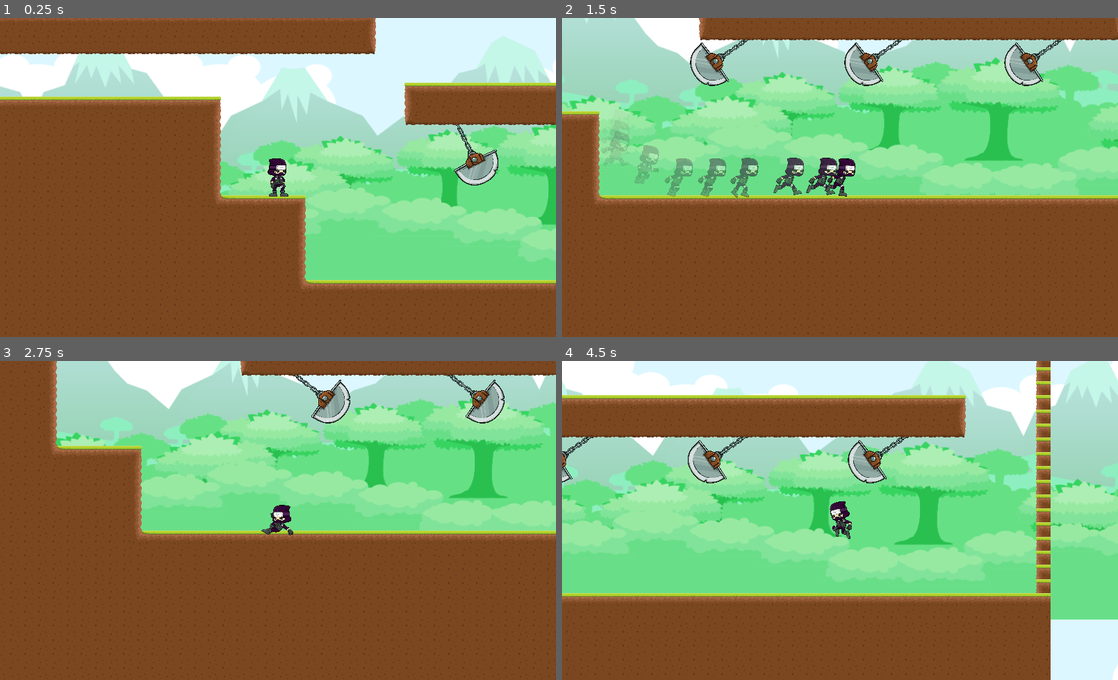
Above: before the commit, frames 1-4 (two rows, left to right).
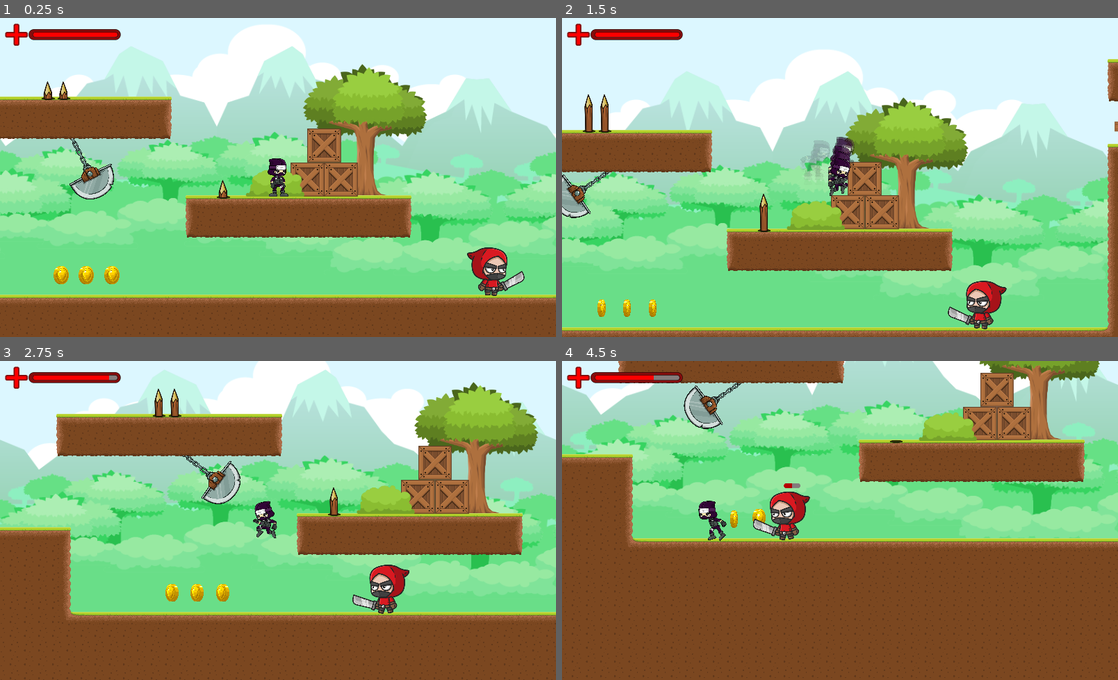
Above: after the commit, the same moments.

Repository: aditgocendra/Ninja-Rusher
Game: Godot game, scene res://src/Map/MapTemplate.tscn
Two runs of this game, one before a commit and one after it. Both use one fixed random seed, a clock stepped at 60 frames per second and the inputs below.
Inputs:
- Up to frame 1 (0.25 s): no input
- Up to frame 2 (1.5 s): hold Shift (dash) 0.53-1.28 s; hold D (move_right) from 0.53 s (still down); tap Space (attack) at 0.6 s; tap W (jump) at 0.77, 1.07 s; tap Shift (dash) at 1.35 s
- Up to frame 3 (2.75 s): tap W (jump) at 1.52, 1.82 s; tap F (glide) at 1.55, 2.1 s; release D (move_right) at 2.03 s; hold A (move_left) from 2.03 s (still down); hold Ctrl (slide) from 2.03 s (still down)
- Up to frame 4 (4.5 s): release A (move_left) at 2.78 s; release Ctrl (slide) at 2.78 s; hold D (move_right) 2.78-4.28 s; tap Ctrl (slide) at 2.85 s; tap W (jump) at 3.02, 3.32, 3.77, 3.8, 4.07, 4.35 s; tap Q (throw) at 3.05, 3.6 s; hold A (move_left) from 4.28 s (still down)

The runs differ from the first frame. In frame 1, 62% of the frame differs, in the area x 0-100%, y 0-90%; in frame 2, 91%, in the area x 0-100%, y 0-100%; in frame 3, 69%; in frame 4, 68%.

Commit message:
add health bar and dead player

Diff:
--- a/src/Actor/Enemy/Bandit/Bandit.gd
+++ b/src/Actor/Enemy/Bandit/Bandit.gd
@@ -8,7 +8,9 @@
 
 var speed = 300
 var speed_up = false
+
 var health = 100
+var damage_player = 20
 
 var direct_player_attack = 0
 
@@ -20,6 +22,7 @@
 onready var floor_right = $FloorRightDetect
 onready var area_attack = $AreaAttack
 onready var col_sword_attack = $SwordAttack/CollisionPolygon2D
+onready var update_tween = $UpdateTween
 
 
 func _ready():
@@ -110,6 +113,7 @@
 
 	if health != 0:
 		health -= 25
+		$HealthBar.value = health
 
 	if health == 0:
 		_state = State.DEAD
@@ -127,5 +131,17 @@
 
 func _on_SwordAttack_body_entered(body):
 	if body.name == "Player":
-		body._die($AnimatedSprite.scale.x)
+		body._die($AnimatedSprite.scale.x, damage_player)
 		enemy_walk()
+
+
+
+
+
+
+
+func _on_HealthBar_value_changed(_value):
+	if $HealthBar.visible == false:
+		$HealthBar.visible = true
+	update_tween.interpolate_property($HealthBar, "value", $HealthBar.value, health, 0.4, Tween.TRANS_SINE, Tween.EASE_OUT, 0.4)
+	update_tween.start()
--- a/src/Actor/Enemy/Bandit/Bandit.tscn
+++ b/src/Actor/Enemy/Bandit/Bandit.tscn
@@ -45,6 +45,9 @@
 [ext_resource path="res://asset/enemy/EnemyGuy/07-Hurt/__Bandit02_Hurt_006.png" type="Texture" id=43]
 [ext_resource path="res://asset/enemy/EnemyGuy/07-Hurt/__Bandit02_Hurt_007.png" type="Texture" id=44]
 [ext_resource path="res://asset/enemy/EnemyGuy/07-Hurt/__Bandit02_Hurt_003.png" type="Texture" id=45]
+[ext_resource path="res://asset/healthbar/health_bar_enemy_1.png" type="Texture" id=46]
+[ext_resource path="res://asset/healthbar/heatl_bar_enemy_3.png" type="Texture" id=47]
+[ext_resource path="res://asset/healthbar/health_bar_enemy_2.png" type="Texture" id=48]
 
 [sub_resource type="SpriteFrames" id=1]
 animations = [ {
@@ -87,6 +90,23 @@
 collision_mask = 13
 script = ExtResource( 1 )
 
+[node name="HealthBar" type="TextureProgress" parent="."]
+visible = false
+margin_left = -67.4527
+margin_top = -276.579
+margin_right = -2.4527
+margin_bottom = -259.579
+rect_scale = Vector2( 2, 2 )
+value = 100.0
+texture_under = ExtResource( 46 )
+texture_over = ExtResource( 48 )
+texture_progress = ExtResource( 47 )
+tint_over = Color( 1, 1, 1, 0 )
+tint_progress = Color( 0.713726, 0.0509804, 0.0509804, 1 )
+__meta__ = {
+"_edit_use_anchors_": false
+}
+
 [node name="FloorLeftDetect" type="RayCast2D" parent="."]
 position = Vector2( -150, 0 )
 enabled = true
@@ -121,6 +141,9 @@
 [node name="CollisionPolygon2D" type="CollisionPolygon2D" parent="SwordAttack"]
 polygon = PoolVector2Array( 137.287, 125.517, 297.972, 104.328, 284.879, -141.214, 156.711, -157.006 )
 disabled = true
+
+[node name="UpdateTween" type="Tween" parent="."]
+[connection signal="value_changed" from="HealthBar" to="." method="_on_HealthBar_value_changed"]
 [connection signal="body_entered" from="AreaAttack" to="." method="_on_AreaAttack_body_entered"]
 [connection signal="body_exited" from="AreaAttack" to="." method="_on_AreaAttack_body_exited"]
 [connection signal="body_entered" from="SwordAttack" to="." method="_on_SwordAttack_body_entered"]
--- /dev/null
+++ b/src/Actor/Player/HealthBar.tscn
@@ -0,0 +1,55 @@
+[gd_scene load_steps=6 format=2]
+
+[ext_resource path="res://asset/healthbar/health.png" type="Texture" id=1]
+[ext_resource path="res://asset/healthbar/health_bar_player_2.png" type="Texture" id=2]
+[ext_resource path="res://asset/healthbar/health_bar_player_1.png" type="Texture" id=3]
+[ext_resource path="res://asset/healthbar/health_bar_player_3.png" type="Texture" id=4]
+[ext_resource path="res://asset/healthbar/bg_health_player.png" type="Texture" id=5]
+
+[node name="HealthBar" type="Control"]
+anchor_right = 1.0
+anchor_bottom = 1.0
+rect_min_size = Vector2( 351, 69 )
+__meta__ = {
+"_edit_use_anchors_": false
+}
+
+[node name="HBoxContainer" type="HBoxContainer" parent="."]
+margin_left = 7.0
+margin_top = 8.0
+margin_right = 358.0
+margin_bottom = 77.0
+rect_scale = Vector2( 0.5, 0.5 )
+__meta__ = {
+"_edit_use_anchors_": false
+}
+
+[node name="LogoHealth" type="TextureRect" parent="HBoxContainer"]
+margin_right = 69.0
+margin_bottom = 69.0
+texture = ExtResource( 1 )
+
+[node name="HeatlhBG" type="TextureRect" parent="HBoxContainer"]
+margin_left = 73.0
+margin_top = 17.0
+margin_right = 351.0
+margin_bottom = 51.0
+size_flags_vertical = 4
+texture = ExtResource( 5 )
+
+[node name="TextureProgress" type="TextureProgress" parent="HBoxContainer/HeatlhBG"]
+anchor_left = 0.5
+anchor_top = 0.5
+anchor_right = 0.5
+anchor_bottom = 0.5
+margin_left = -128.5
+margin_top = -9.5
+margin_right = 128.5
+margin_bottom = 7.5
+value = 100.0
+texture_under = ExtResource( 2 )
+texture_over = ExtResource( 4 )
+texture_progress = ExtResource( 3 )
+__meta__ = {
+"_edit_use_anchors_": false
+}
--- a/src/Actor/Player/Player.gd
+++ b/src/Actor/Player/Player.gd
@@ -10,26 +10,38 @@
 var glide = false
 var stomp_direct = 0
 
+var max_health = 100
+
 onready var spawn_kunai = $AnimatedPlayer/SpawnKunai
 onready var col_body = $CollisionShape2D
 onready var platform = $PlatformerDetector
 onready var col_attack = $AreaAttack/CollAttack
+onready var health_bar = $CanvasLayer/HealthBar/HBoxContainer/HeatlhBG/TextureProgress
+
 
 func _physics_process(_delta):
 	var direction = Vector2.ZERO
 	direction = calculate_direction()
 
+	# is player dead -------------------------------------------------
+	var is_dead = false
+	if max_health <= 0:
+		print("DEAD")
+		is_dead = true
+	# ----------------------------------------------------------------
 
 	# dash player-------------------------------------------------------------
-	if Input.is_action_pressed("dash") and $AnimatedPlayer.animation != "Idle" and not glide:
+	if Input.is_action_pressed("dash") and $AnimatedPlayer.animation != "Idle" and not glide and not is_dead:
 		dashing = true
 
 	if dashing == false:
 		speed = 500 if glide else 800
-	else : speed = 1500
+	else :
+		if not is_dead:
+			speed = 1500
 	#-------------------------------------------------------------------------
 
-	if direction.x != 0:
+	if direction.x != 0 and not is_dead:
 		$AnimatedPlayer.scale.x = 1 if direction.x > 0 else -1
 		col_attack.scale.x = $AnimatedPlayer.scale.x
 
@@ -37,14 +49,15 @@
 	var is_on_platform = platform.is_colliding()
 	var snap_vector = Vector2.DOWN * FLOOR_DETECT_DISTANCE if direction.y == 0.0 else Vector2.ZERO
 
-	velocity = calculate_velocity(velocity, direction, is_jump_interrupted)
+	if not is_dead:
+		velocity = calculate_velocity(velocity, direction, is_jump_interrupted)
 
 	if stomp_attack:
 		velocity.x = 500 * stomp_direct
 
+
 	velocity = move_and_slide_with_snap(velocity, snap_vector, FLOOR_NORMAL,
-	is_on_platform, 4, 0.9, false)
-
+		is_on_platform, 4, 0.9, false)
 
 
 	if $AttackTimer.is_stopped() == false:
@@ -54,7 +67,7 @@
 
 	# basic attack player-----------------------------------------
 	var is_attack = false
-	if Input.is_action_just_pressed("attack") and not glide:
+	if Input.is_action_just_pressed("attack") and not glide and not is_dead:
 		is_attack = true
 
 	#----------------------------------------------------------------
@@ -62,7 +75,7 @@
 
 	#slide player--------------------------------------------------
 	var slide = false
-	if Input.is_action_pressed("slide") and $AnimatedPlayer.animation != "Idle" and $AnimatedPlayer.animation != "Attack" and $AnimatedPlayer.animation != "Throw" and $AnimatedPlayer.animation != "JumpThrow" and $AnimatedPlayer.animation != "Jump" and not glide:
+	if Input.is_action_pressed("slide") and not is_dead and $AnimatedPlayer.animation != "Idle" and $AnimatedPlayer.animation != "Attack" and $AnimatedPlayer.animation != "Throw" and $AnimatedPlayer.animation != "JumpThrow" and $AnimatedPlayer.animation != "Jump" and not glide:
 		if direction.x != 0.0:
 			slide = true
 	#---------------------------------------------------------------
@@ -70,13 +83,13 @@
 
 	# throw player--------------------------------------------------
 	var throw = false
-	if Input.is_action_just_pressed("throw") and slide == false and not glide:
+	if Input.is_action_just_pressed("throw") and not is_dead and slide == false and not glide:
 		throw = spawn_kunai.throw($AnimatedPlayer.scale.x)
 	#---------------------------------------------------------------
 
 
 	#glide player---------------------------------------------------
-	if Input.is_action_just_pressed("glide") and not is_on_floor():
+	if Input.is_action_just_pressed("glide") and not is_dead and not is_on_floor():
 		glide = false if glide else true
 
 	if glide and is_on_floor():
@@ -85,7 +98,7 @@
 
 
 	col_body.scale = Vector2(1, 0.6) if slide else Vector2(1,1)
-	var animation = setAnimation(is_attack, throw, slide)
+	var animation = setAnimation(is_attack, throw, slide, is_dead)
 
 	if $AnimatedPlayer.animation != animation and $AttackTimer.is_stopped():
 		if is_attack or throw:
@@ -103,6 +116,7 @@
 
 # calculate movement player
 func calculate_velocity(new_velocity : Vector2, direction, is_jump_interrupted) -> Vector2:
+
 	if $AttackTimer.is_stopped() == false :
 		new_velocity.x = 0.0
 	else:new_velocity.x = direction.x * speed
@@ -122,7 +136,7 @@
 
 
 # set animation player
-func setAnimation(is_attack, throw, slide):
+func setAnimation(is_attack, throw, slide, is_dead):
 	var new_animation = ""
 
 	if is_on_floor():
@@ -141,6 +155,9 @@
 
 	if glide and not is_on_floor():
 		new_animation = "Glide"
+
+	if is_dead:
+		new_animation = "Dead"
 
 	return new_animation
 
@@ -162,7 +179,7 @@
 		body.enemy_dead()
 
 
-func _die(_direction_stomp):
+func _die(_direction_stomp, damage):
 	stomp_direct = _direction_stomp
 	if $StompTimer.is_stopped():
 		velocity.y -= 500
@@ -170,6 +187,9 @@
 		$StompTimer.start()
 		velocity = move_and_slide(velocity)
 
+	max_health -= damage
+	self.health_bar.value = max_health
+
 
 func _on_StompTimer_timeout():
 	stomp_attack = false
--- a/src/Actor/Player/Player.tscn
+++ b/src/Actor/Player/Player.tscn
@@ -102,58 +102,59 @@
 [ext_resource path="res://asset/player/png/Jump_Throw__007.png" type="Texture" id=100]
 [ext_resource path="res://asset/player/png/Jump_Throw__001.png" type="Texture" id=101]
 [ext_resource path="res://asset/player/png/Jump_Throw__000.png" type="Texture" id=102]
+[ext_resource path="res://src/Actor/Player/HealthBar.tscn" type="PackedScene" id=103]
 
 [sub_resource type="SpriteFrames" id=1]
 animations = [ {
+"frames": [ ExtResource( 90 ), ExtResource( 83 ), ExtResource( 91 ), ExtResource( 84 ), ExtResource( 85 ), ExtResource( 82 ), ExtResource( 89 ), ExtResource( 86 ), ExtResource( 88 ), ExtResource( 87 ) ],
+"loop": true,
+"name": "Throw",
+"speed": 15.0
+}, {
+"frames": [ ExtResource( 49 ), ExtResource( 48 ), ExtResource( 46 ), ExtResource( 47 ), ExtResource( 50 ), ExtResource( 44 ), ExtResource( 43 ), ExtResource( 45 ), ExtResource( 51 ), ExtResource( 42 ) ],
+"loop": true,
+"name": "JumpAttack",
+"speed": 15.0
+}, {
+"frames": [ ExtResource( 7 ), ExtResource( 4 ), ExtResource( 6 ), ExtResource( 5 ), ExtResource( 3 ), ExtResource( 2 ), ExtResource( 1 ), ExtResource( 8 ), ExtResource( 9 ), ExtResource( 10 ) ],
+"loop": true,
+"name": "Idle",
+"speed": 15.0
+}, {
+"frames": [ ExtResource( 19 ), ExtResource( 18 ), ExtResource( 14 ), ExtResource( 16 ), ExtResource( 17 ), ExtResource( 13 ), ExtResource( 21 ), ExtResource( 24 ), ExtResource( 23 ), ExtResource( 25 ) ],
+"loop": true,
+"name": "Run",
+"speed": 15.0
+}, {
+"frames": [ ExtResource( 76 ), ExtResource( 74 ), ExtResource( 80 ), ExtResource( 75 ), ExtResource( 73 ), ExtResource( 81 ), ExtResource( 72 ), ExtResource( 77 ), ExtResource( 78 ), ExtResource( 79 ) ],
+"loop": true,
+"name": "Glide",
+"speed": 15.0
+}, {
+"frames": [ ExtResource( 55 ), ExtResource( 53 ), ExtResource( 60 ), ExtResource( 61 ), ExtResource( 54 ), ExtResource( 59 ), ExtResource( 56 ), ExtResource( 52 ), ExtResource( 57 ), ExtResource( 58 ) ],
+"loop": true,
+"name": "Slide",
+"speed": 10.0
+}, {
+"frames": [ ExtResource( 69 ), ExtResource( 68 ), ExtResource( 62 ), ExtResource( 65 ), ExtResource( 67 ), ExtResource( 64 ), ExtResource( 70 ), ExtResource( 71 ), ExtResource( 63 ), ExtResource( 66 ) ],
+"loop": false,
+"name": "Dead",
+"speed": 10.0
+}, {
+"frames": [ ExtResource( 31 ), ExtResource( 33 ), ExtResource( 34 ), ExtResource( 32 ), ExtResource( 35 ), ExtResource( 36 ), ExtResource( 37 ), ExtResource( 38 ), ExtResource( 39 ), ExtResource( 40 ) ],
+"loop": true,
+"name": "Attack",
+"speed": 15.0
+}, {
+"frames": [ ExtResource( 102 ), ExtResource( 101 ), ExtResource( 99 ), ExtResource( 96 ), ExtResource( 94 ), ExtResource( 95 ), ExtResource( 98 ), ExtResource( 100 ), ExtResource( 93 ), ExtResource( 97 ) ],
+"loop": true,
+"name": "JumpThrow",
+"speed": 18.0
+}, {
 "frames": [ ExtResource( 12 ), ExtResource( 15 ), ExtResource( 20 ), ExtResource( 11 ), ExtResource( 22 ), ExtResource( 26 ), ExtResource( 30 ), ExtResource( 27 ), ExtResource( 28 ), ExtResource( 29 ) ],
 "loop": false,
 "name": "Jump",
 "speed": 10.0
-}, {
-"frames": [ ExtResource( 90 ), ExtResource( 83 ), ExtResource( 91 ), ExtResource( 84 ), ExtResource( 85 ), ExtResource( 82 ), ExtResource( 89 ), ExtResource( 86 ), ExtResource( 88 ), ExtResource( 87 ) ],
-"loop": true,
-"name": "Throw",
-"speed": 15.0
-}, {
-"frames": [ ExtResource( 49 ), ExtResource( 48 ), ExtResource( 46 ), ExtResource( 47 ), ExtResource( 50 ), ExtResource( 44 ), ExtResource( 43 ), ExtResource( 45 ), ExtResource( 51 ), ExtResource( 42 ) ],
-"loop": true,
-"name": "JumpAttack",
-"speed": 15.0
-}, {
-"frames": [ ExtResource( 7 ), ExtResource( 4 ), ExtResource( 6 ), ExtResource( 5 ), ExtResource( 3 ), ExtResource( 2 ), ExtResource( 1 ), ExtResource( 8 ), ExtResource( 9 ), ExtResource( 10 ) ],
-"loop": true,
-"name": "Idle",
-"speed": 15.0
-}, {
-"frames": [ ExtResource( 19 ), ExtResource( 18 ), ExtResource( 14 ), ExtResource( 16 ), ExtResource( 17 ), ExtResource( 13 ), ExtResource( 21 ), ExtResource( 24 ), ExtResource( 23 ), ExtResource( 25 ) ],
-"loop": true,
-"name": "Run",
-"speed": 15.0
-}, {
-"frames": [ ExtResource( 76 ), ExtResource( 74 ), ExtResource( 80 ), ExtResource( 75 ), ExtResource( 73 ), ExtResource( 81 ), ExtResource( 72 ), ExtResource( 77 ), ExtResource( 78 ), ExtResource( 79 ) ],
-"loop": true,
-"name": "Glide",
-"speed": 15.0
-}, {
-"frames": [ ExtResource( 55 ), ExtResource( 53 ), ExtResource( 60 ), ExtResource( 61 ), ExtResource( 54 ), ExtResource( 59 ), ExtResource( 56 ), ExtResource( 52 ), ExtResource( 57 ), ExtResource( 58 ) ],
-"loop": true,
-"name": "Slide",
-"speed": 10.0
-}, {
-"frames": [ ExtResource( 69 ), ExtResource( 68 ), ExtResource( 62 ), ExtResource( 65 ), ExtResource( 67 ), ExtResource( 64 ), ExtResource( 70 ), ExtResource( 71 ), ExtResource( 63 ), ExtResource( 66 ) ],
-"loop": true,
-"name": "Dead",
-"speed": 15.0
-}, {
-"frames": [ ExtResource( 31 ), ExtResource( 33 ), ExtResource( 34 ), ExtResource( 32 ), ExtResource( 35 ), ExtResource( 36 ), ExtResource( 37 ), ExtResource( 38 ), ExtResource( 39 ), ExtResource( 40 ) ],
-"loop": true,
-"name": "Attack",
-"speed": 15.0
-}, {
-"frames": [ ExtResource( 102 ), ExtResource( 101 ), ExtResource( 99 ), ExtResource( 96 ), ExtResource( 94 ), ExtResource( 95 ), ExtResource( 98 ), ExtResource( 100 ), ExtResource( 93 ), ExtResource( 97 ) ],
-"loop": true,
-"name": "JumpThrow",
-"speed": 18.0
 } ]
 
 [sub_resource type="RectangleShape2D" id=2]
@@ -203,6 +204,10 @@
 [node name="CollAttack" type="CollisionPolygon2D" parent="AreaAttack"]
 polygon = PoolVector2Array( 49.8756, -193.307, 94.0227, -195.409, 143.425, -183.846, 197.032, -151.262, 228.566, -119.7 …(202 unchanged characters)…
 disabled = true
+
+[node name="CanvasLayer" type="CanvasLayer" parent="."]
+
+[node name="HealthBar" parent="CanvasLayer" instance=ExtResource( 103 )]
 [connection signal="timeout" from="DashTimer" to="." method="_on_DashTimer_timeout"]
 [connection signal="timeout" from="StompTimer" to="." method="_on_StompTimer_timeout"]
 [connection signal="body_entered" from="AreaAttack" to="." method="_on_AreaAttack_body_entered"]
--- a/src/Map/MapTemplate.tscn
+++ b/src/Map/MapTemplate.tscn
@@ -429,7 +429,7 @@
 tile_data = PoolIntArray( 65535, 1, 0, 115, 1, 0, 131071, 1, 0, 65651, 1, 0, 196607, 1, 0, 131187, 1, 0, 262143, 1, 0,  …(29677 unchanged characters)…
 
 [node name="Player" parent="." instance=ExtResource( 4 )]
-position = Vector2( 2273.52, 445.112 )
+position = Vector2( 877.178, 445.112 )
 
 [node name="Camera2D" type="Camera2D" parent="Player"]
 current = true
@@ -486,19 +486,13 @@
 position = Vector2( 1.78174, 19.5998 )
 
 [node name="WoodTrap" parent="Trap" instance=ExtResource( 26 )]
-position = Vector2( 358.875, 217.938 )
+position = Vector2( 358.875, 199.683 )
 
 [node name="WoodTrap2" parent="Trap" instance=ExtResource( 26 )]
-position = Vector2( 394.793, 217.938 )
+position = Vector2( 394.793, 199.683 )
 
 [node name="WoodTrap3" parent="Trap" instance=ExtResource( 26 )]
-position = Vector2( 756.013, 442.204 )
+position = Vector2( 756.013, 423.949 )
 
 [node name="SwingSpike" parent="Trap" instance=ExtResource( 27 )]
-position = Vector2( 3387.62, 325.268 )
-
-[node name="SwingSpike2" parent="Trap" instance=ExtResource( 27 )]
-position = Vector2( 3024.79, 325.268 )
-
-[node name="SwingSpike3" parent="Trap" instance=ExtResource( 27 )]
-position = Vector2( 2675.11, 325.268 )
+position = Vector2( 410.931, 325.268 )
--- /dev/null
+++ b/src/Trap/SwingSpike/SwingSpike.gd
@@ -0,0 +1,8 @@
+extends Area2D
+
+onready var damage_player = 10
+
+func _on_SwingSpike_body_entered(body):
+	if body is Player:
+		var direct_player = 1 if body.velocity.x < 0 else -1
+		body._die(direct_player, damage_player)
--- a/src/Trap/SwingSpike/SwingSpike.tscn
+++ b/src/Trap/SwingSpike/SwingSpike.tscn
@@ -1,7 +1,8 @@
-[gd_scene load_steps=4 format=2]
+[gd_scene load_steps=5 format=2]
 
 [ext_resource path="res://asset/trap/bundle-trap/swinging_spikes/swinging_blade.png" type="Texture" id=1]
 [ext_resource path="res://asset/trap/bundle-trap/ropes_chains/long_chain_piece.png" type="Texture" id=2]
+[ext_resource path="res://src/Trap/SwingSpike/SwingSpike.gd" type="Script" id=3]
 
 [sub_resource type="Animation" id=1]
 resource_name = "play_spike"
@@ -46,6 +47,7 @@
 
 [node name="SwingSpike" type="Area2D"]
 z_index = -1
+script = ExtResource( 3 )
 
 [node name="Rope" type="Sprite" parent="."]
 rotation = -0.959931
@@ -55,7 +57,6 @@
 
 [node name="Spike" type="Sprite" parent="Rope"]
 position = Vector2( 9.43874, 1117.3 )
-scale = Vector2( 1, 1 )
 z_index = -1
 texture = ExtResource( 1 )
 
@@ -67,3 +68,4 @@
 [node name="AnimationPlayer" type="AnimationPlayer" parent="."]
 autoplay = "play_spike"
 anims/play_spike = SubResource( 1 )
+[connection signal="body_entered" from="." to="." method="_on_SwingSpike_body_entered"]
--- a/src/Trap/WoodTrap/WoodTrap.gd
+++ b/src/Trap/WoodTrap/WoodTrap.gd
@@ -1,14 +1,12 @@
 extends Area2D
 
+onready var damage_player = 5
 
 
 func _ready():
 	$AnimationPlayer.play("play_trap")
 
 
-
-
-
 func _on_WoodTrap_body_entered(body):
 	if body is Player:
-		body._die(0)
+		body._die(0, damage_player)
Not shown, changed: .mono/metadata/ide_messaging_meta.txt
Binary file added: asset/healthbar/bg_health_player.png
Not shown, added: asset/healthbar/bg_health_player.png.import
Binary file added: asset/healthbar/health.png
Not shown, added: asset/healthbar/health.png.import
Binary file added: asset/healthbar/health_bar_enemy_1.png
Not shown, added: asset/healthbar/health_bar_enemy_1.png.import
Binary file added: asset/healthbar/health_bar_enemy_2.png
Not shown, added: asset/healthbar/health_bar_enemy_2.png.import
Binary file added: asset/healthbar/health_bar_player_1.png
Not shown, added: asset/healthbar/health_bar_player_1.png.import
Binary file added: asset/healthbar/health_bar_player_2.png
(and 8 more such lines)
